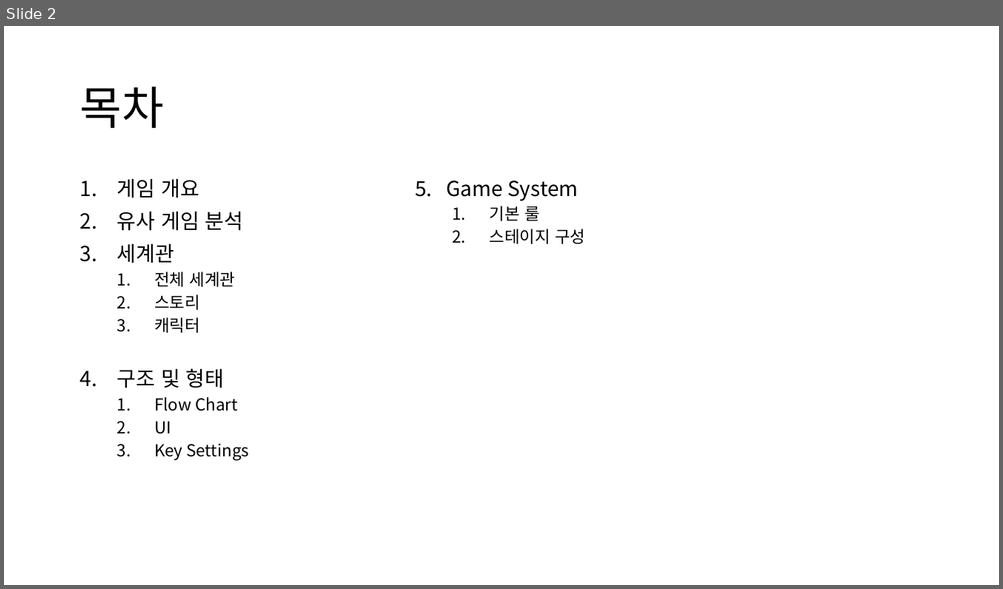
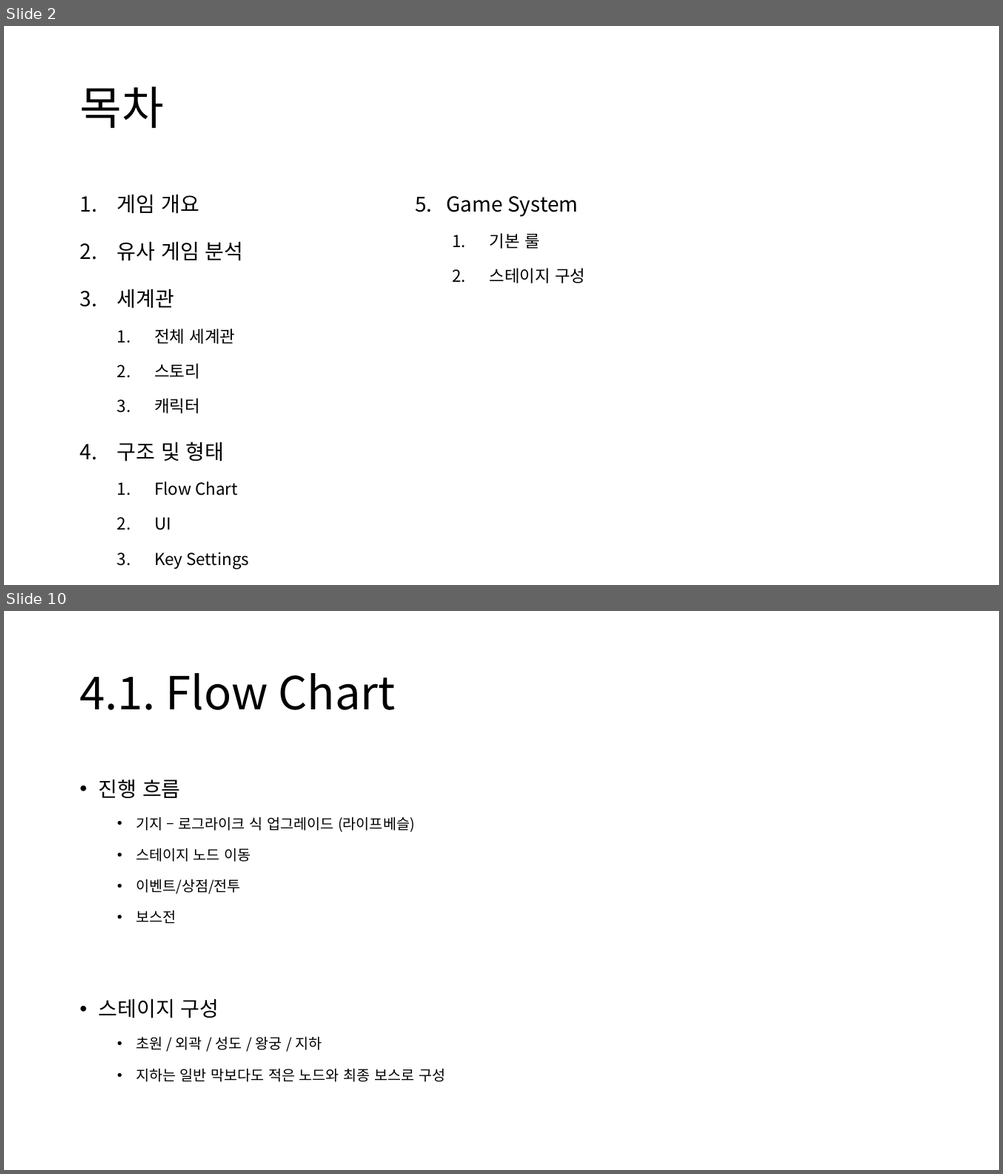
Before and after one commit to CrograNM/Project_Entropy, a slide deck: _문서/_Project Entropy 기획문서.pptx. Shown one above the other, each under a label of ours: slide 2 before the commit, slides 2 and 10 after it; the slides between them are not shown. The pictures are 1003x589 and 1003x1174 pixels, drawn with LibreOffice and Linux fonts; fonts in the diff are those of the drawing. Boxes give left, top, right and bottom in pixels: in the first picture for what was removed or moved away, otherwise in the second. Text is boxed around its words. In the diff, an @@ line names an element or a change of style, - is before the commit and + after.

Commit message:
#기획 : 개요, 유사 게임, 세계관

```diff
--- a/_문서/_Project Entropy 기획문서.pptx
+++ b/_문서/_Project Entropy 기획문서.pptx
@@ slide 10 added at (4, 611, 999, 1170), background #FFFFFF @@
@@ title added at (79, 673, 395, 710), 44 pt, text #000000 @@
+4.1. Flow Chart
@@ text added at (99, 779, 445, 1082), 14 pt, text #000000 @@
+• 진행 흐름
+  • 기지 – 로그라이크 식 업그레이드 (라이프베슬)
+  • 스테이지 노드 이동
+  • 이벤트/상점/전투
+  • 보스전
+• 스테이지 구성
+  • 초원 / 외곽 / 성도 / 왕궁 / 지하
+  • 지하는 일반 막보다도 적은 노드와 최종 보스로 구성
@@ slide 2 changed as well @@
@@ text "게임 개요" at (117, 194, 250, 569): line spacing 0.9 to 1.5 @@
@@ text "5. Game System" at (415, 196, 585, 284): line spacing 0.9 to 1.5 @@
```
Also in this commit, not shown: 1 other slide changed, 7 other slides added.
